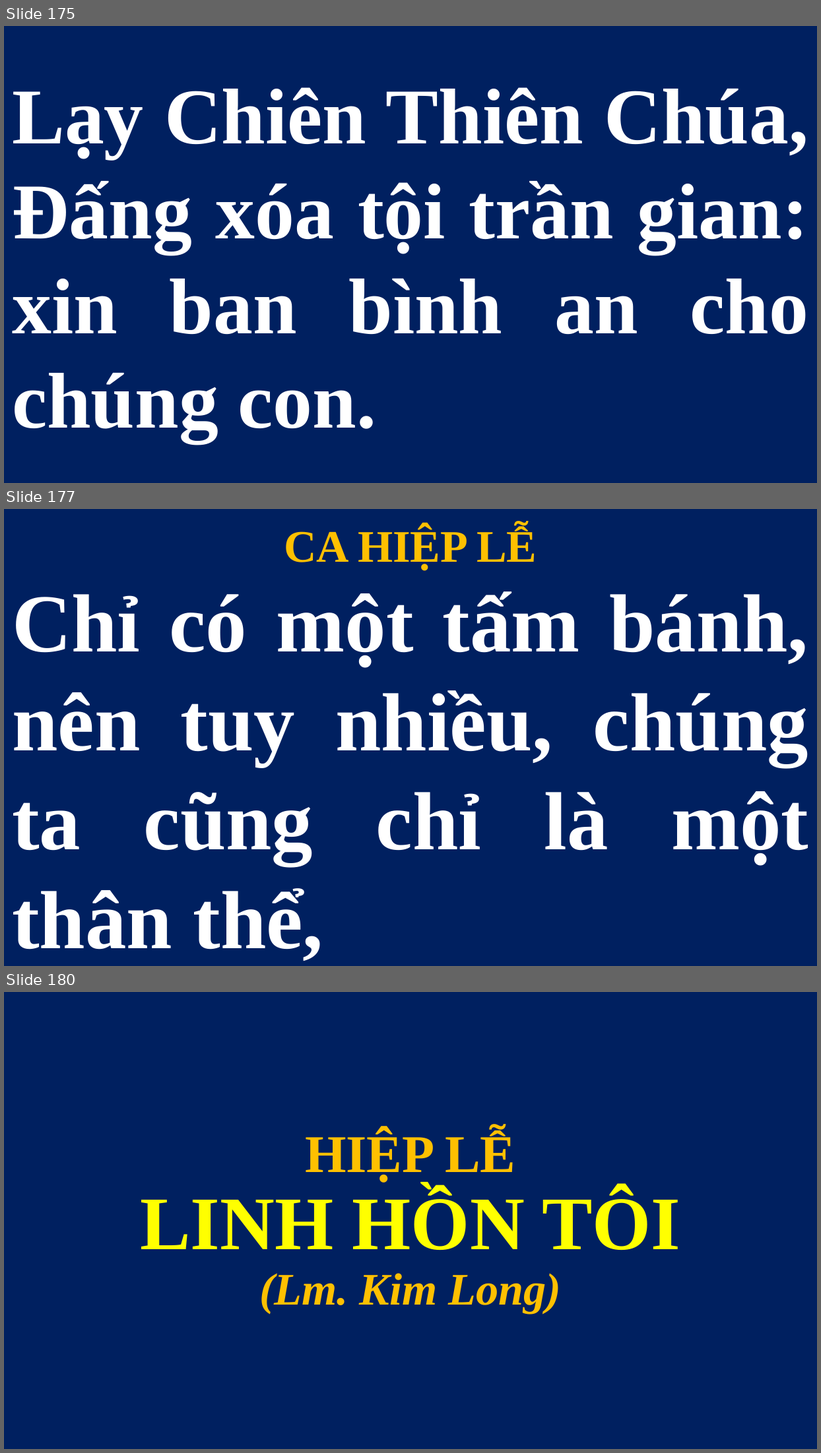
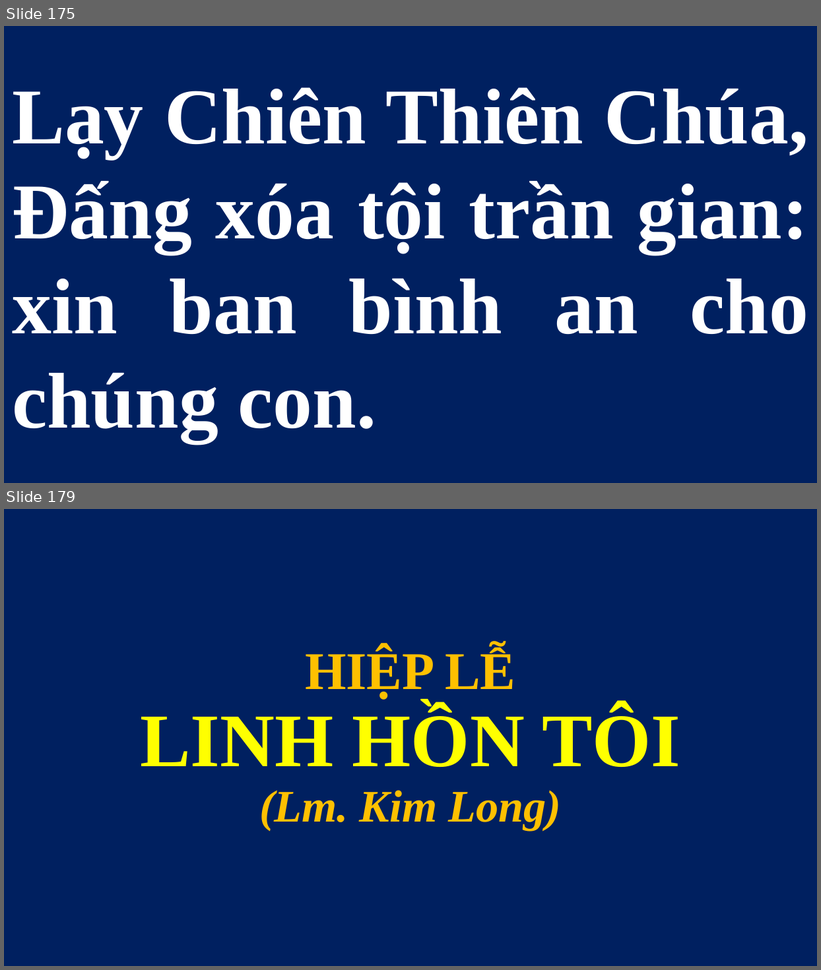
Before and after one commit to lythanhngodev64/SlideLe, a slide deck: Slide/Thứ Bảy - CN-27-TN 2026.pptx. Shown one above the other, each under a label of ours: slides 175, 177 and 180 before the commit, slides 175 and 179 after it; the slides between them are not shown. The pictures are 821x1453 and 821x970 pixels, drawn with LibreOffice and Linux fonts; fonts in the diff are those of the drawing. Boxes give left, top, right and bottom in pixels: in the first picture for what was removed or moved away, otherwise in the second. Text is boxed around its words. In the diff, an @@ line names an element or a change of style, - is before the commit and + after.

Commit message:
Add new CN-27-TN 2026 slide presentations

```diff
--- a/Slide/Thứ Bảy - CN-27-TN 2026.pptx
+++ b/Slide/Thứ Bảy - CN-27-TN 2026.pptx
@@ slide 177 removed at (4,509,817,966), background #FFFFFF @@
@@ text removed at (284,527,537,571) @@
-CA HIỆP LỄ
@@ title removed at (12,591,809,961) @@
-Chỉ có một tấm bánh, nên tuy nhiều, chúng ta cũng chỉ là một thân thể,
@@ what was slide 180 is now slide 179 @@
```
Also in this commit, not shown: 1 slide added, 1 other slide removed, 1 other file.
